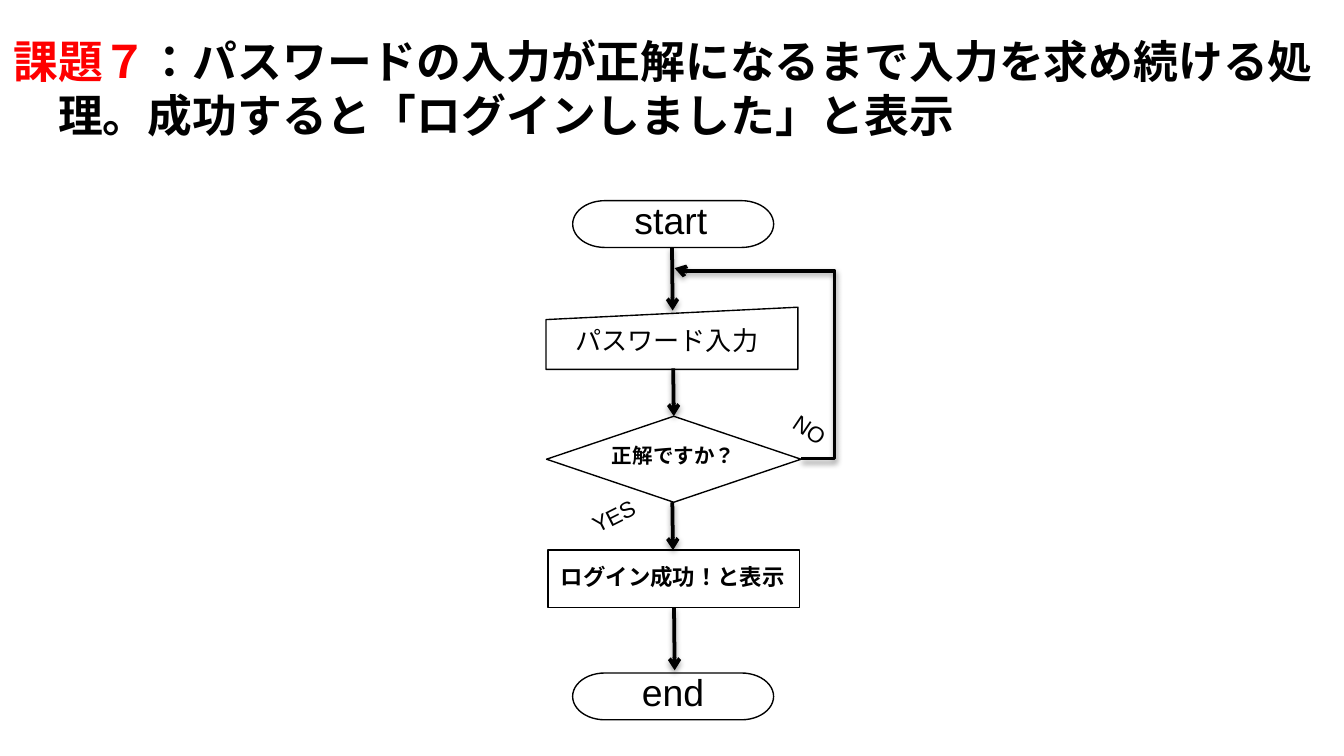
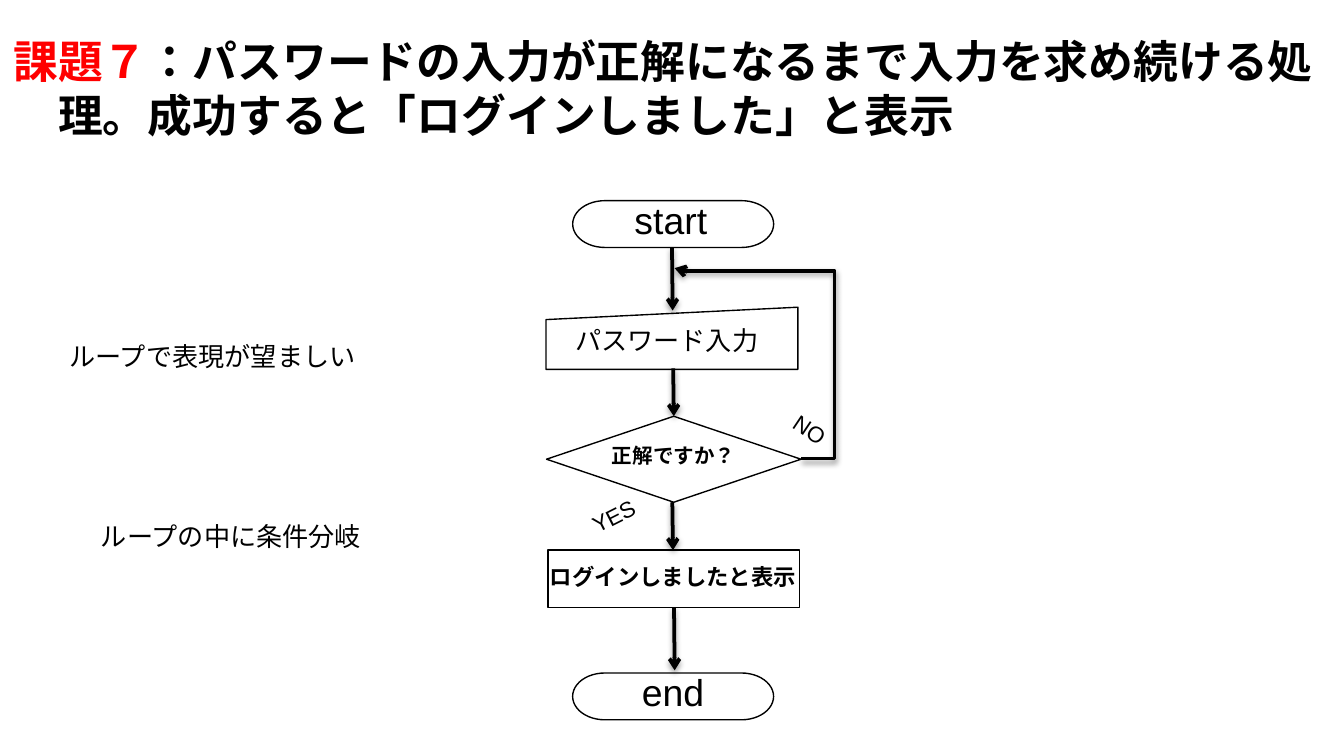
Before and after one commit to Taka-Haru/Challenge, a slide deck: slide 7 of Flowchart .pptx (slide 8 before the commit). Drawn at 1344x756 pixels with LibreOffice and Linux fonts; fonts in the diff are those of the drawing. Boxes give left, top, right and bottom in pixels: in the first picture for what was removed or moved away, otherwise in the second. Text is boxed around its words. In the diff, an @@ line names an element or a change of style, - is before the commit and + after.

```diff
--- a/Flowchart .pptx
+++ b/Flowchart .pptx
@@ text added at (x1=69, y1=344, x2=355, y2=368), 14 pt, text #000000 @@
+ループで表現が望ましい
@@ text added at (x1=101, y1=524, x2=361, y2=548), 14 pt, text #000000 @@
+ループの中に条件分岐
@@ text at (x1=550, y1=566, x2=796, y2=587): text changed @@
-ログイン成功！と表示
+ログインしましたと表示
```
Also in this commit, not shown: 2 other slides changed, 2 slides added, 1 slide removed.
